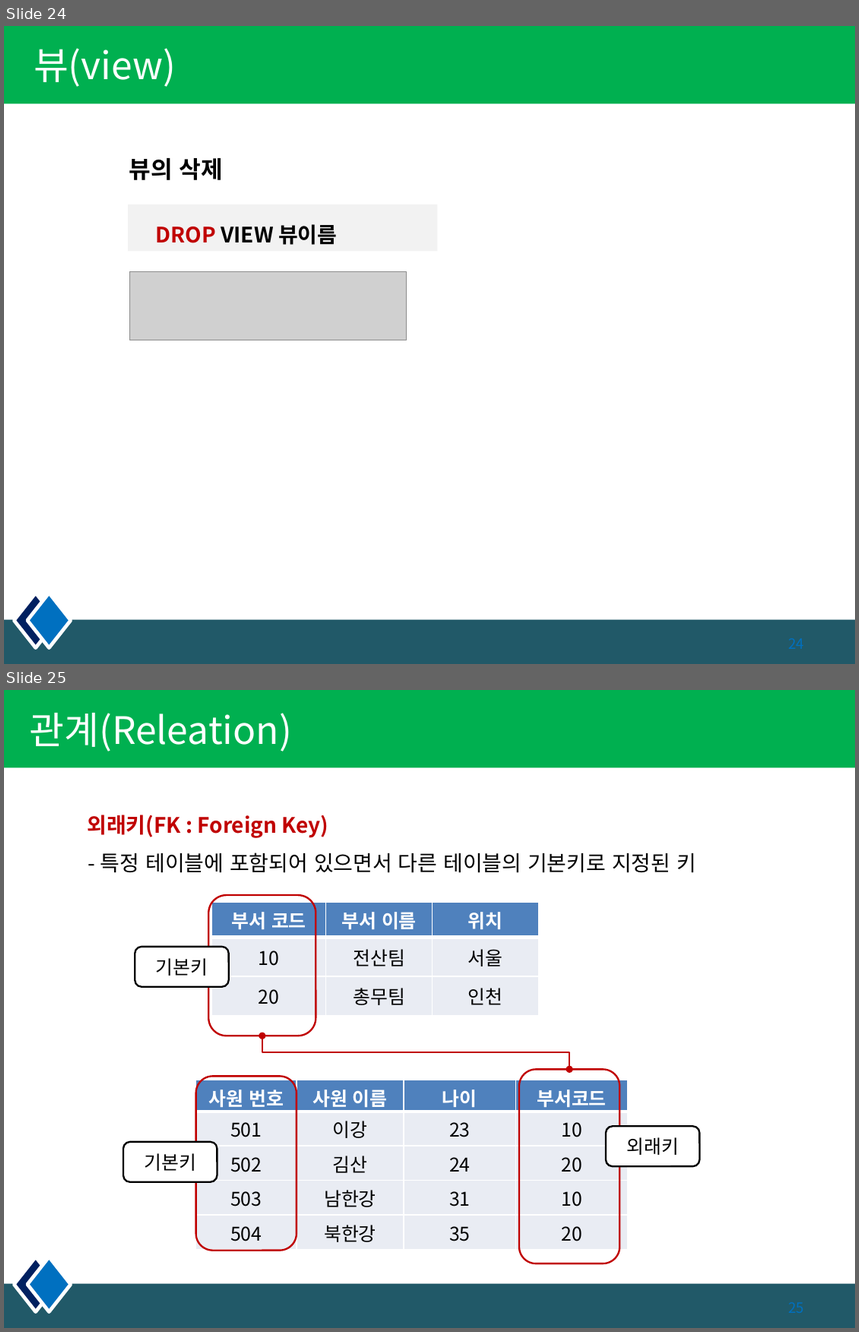
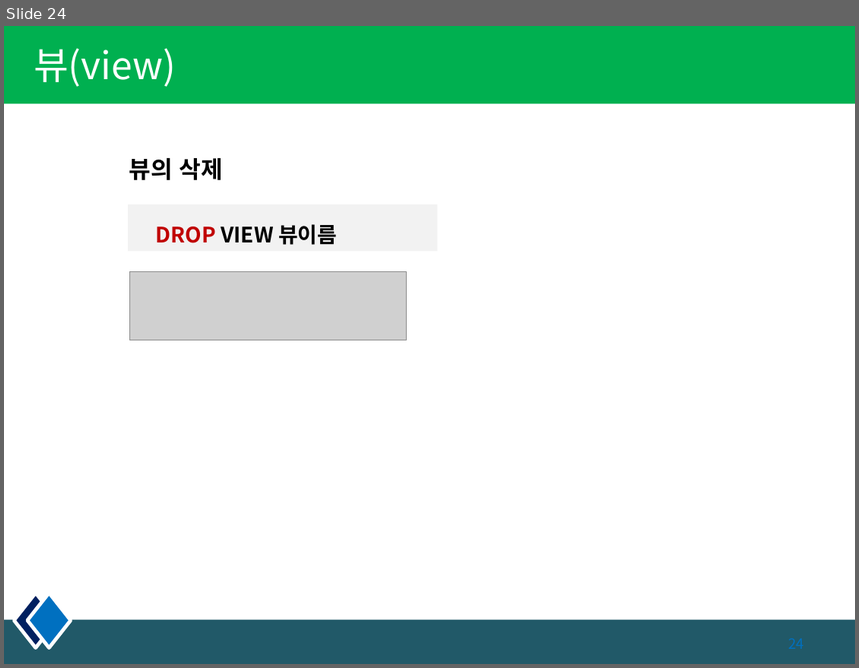
Before and after one commit to kiyongee2/dbworks, a slide deck: DB_PPT/3장. select_join.pptx. Shown one above the other, each under a label of ours: slides 24 and 25 before the commit, slide 24 after it. The pictures are 859x1332 and 859x668 pixels, drawn with LibreOffice and Linux fonts; fonts in the diff are those of the drawing; grey boxes stand for pictures. Boxes give left, top, right and bottom in pixels: in the first picture for what was removed or moved away, otherwise in the second. Text is boxed around its words. In the diff, an @@ line names an element or a change of style, - is before the commit and + after.

```diff
--- a/DB_PPT/3장. select_join.pptx
+++ b/DB_PPT/3장. select_join.pptx
@@ slide 25 removed at (x1=4, y1=690, x2=855, y2=1328), background #FFFFFF; not listed: 4 template elements that a slide beside it also shows @@
@@ title removed at (x1=30, y1=713, x2=292, y2=752) @@
-관계(Releation)
@@ text removed at (x1=87, y1=815, x2=696, y2=873) @@
-외래키(FK : Foreign Key)
-- 특정 테이블에 포함되어 있으면서 다른 테이블의 기본키로 지정된 키
@@ rounded rectangle removed at (x1=208, y1=895, x2=316, y2=1036) @@
@@ table removed at (x1=211, y1=902, x2=538, y2=1016), 3 rows, 3 columns @@
-부서 코드 | 부서 이름 | 위치
-10 | 전산팀 | 서울
-20 | 총무팀 | 인천
@@ rounded rectangle removed at (x1=135, y1=947, x2=229, y2=987) @@
-기본키
@@ elbow double arrow removed from (262, 1036) to (569, 1070) @@
@@ rounded rectangle removed at (x1=196, y1=1076, x2=297, y2=1251) @@
@@ rounded rectangle removed at (x1=519, y1=1070, x2=620, y2=1264) @@
@@ table removed at (x1=196, y1=1080, x2=629, y2=1249), 5 rows, 4 columns @@
-사원 번호 | 사원 이름 | 나이 | 부서코드
-501 | 이강 | 23 | 10
-502 | 김산 | 24 | 20
-503 | 남한강 | 31 | 10
-504 | 북한강 | 35 | 20
@@ rounded rectangle removed at (x1=123, y1=1142, x2=217, y2=1182) @@
-기본키
@@ rounded rectangle removed at (x1=606, y1=1127, x2=699, y2=1167) @@
-외래키
```
Also in this commit, not shown: 3 other slides removed, 2 other files.
